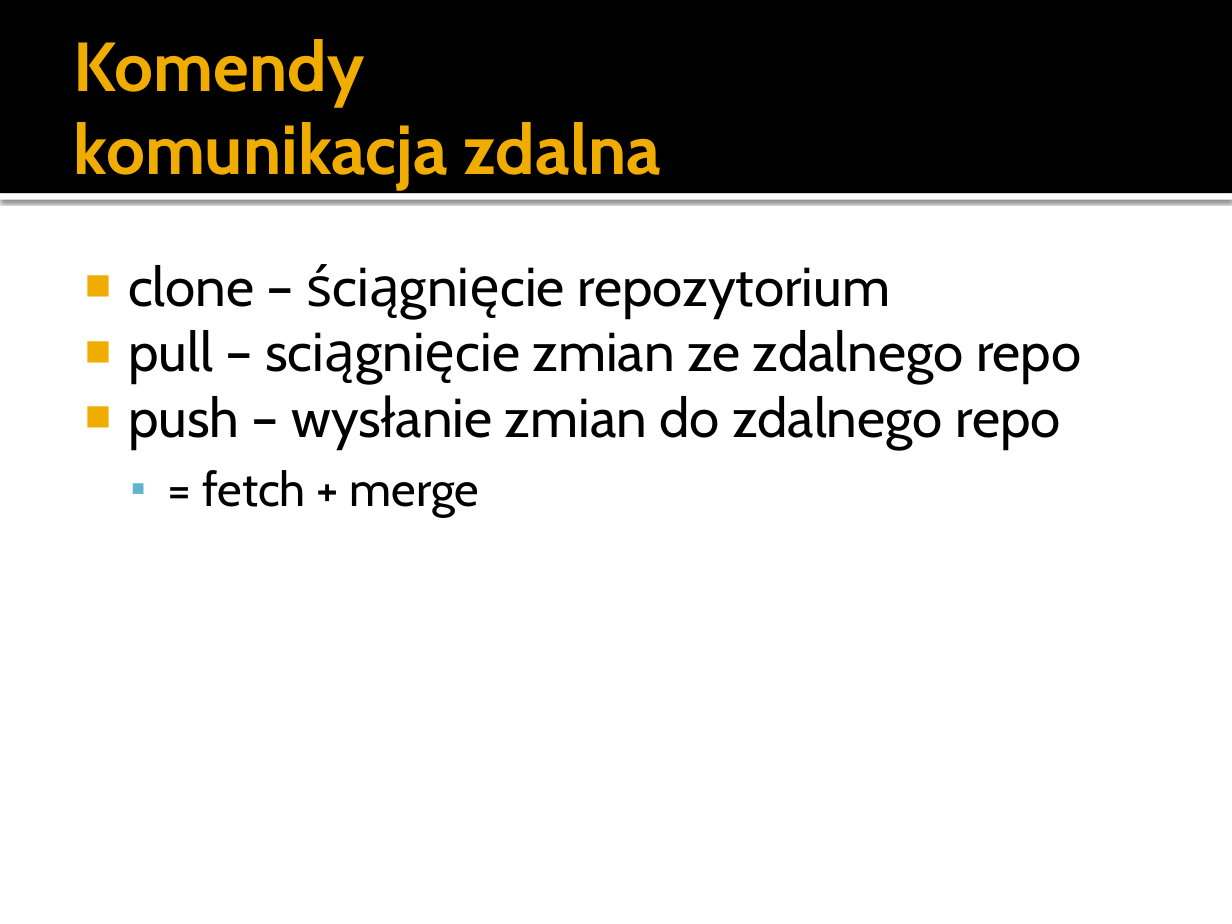
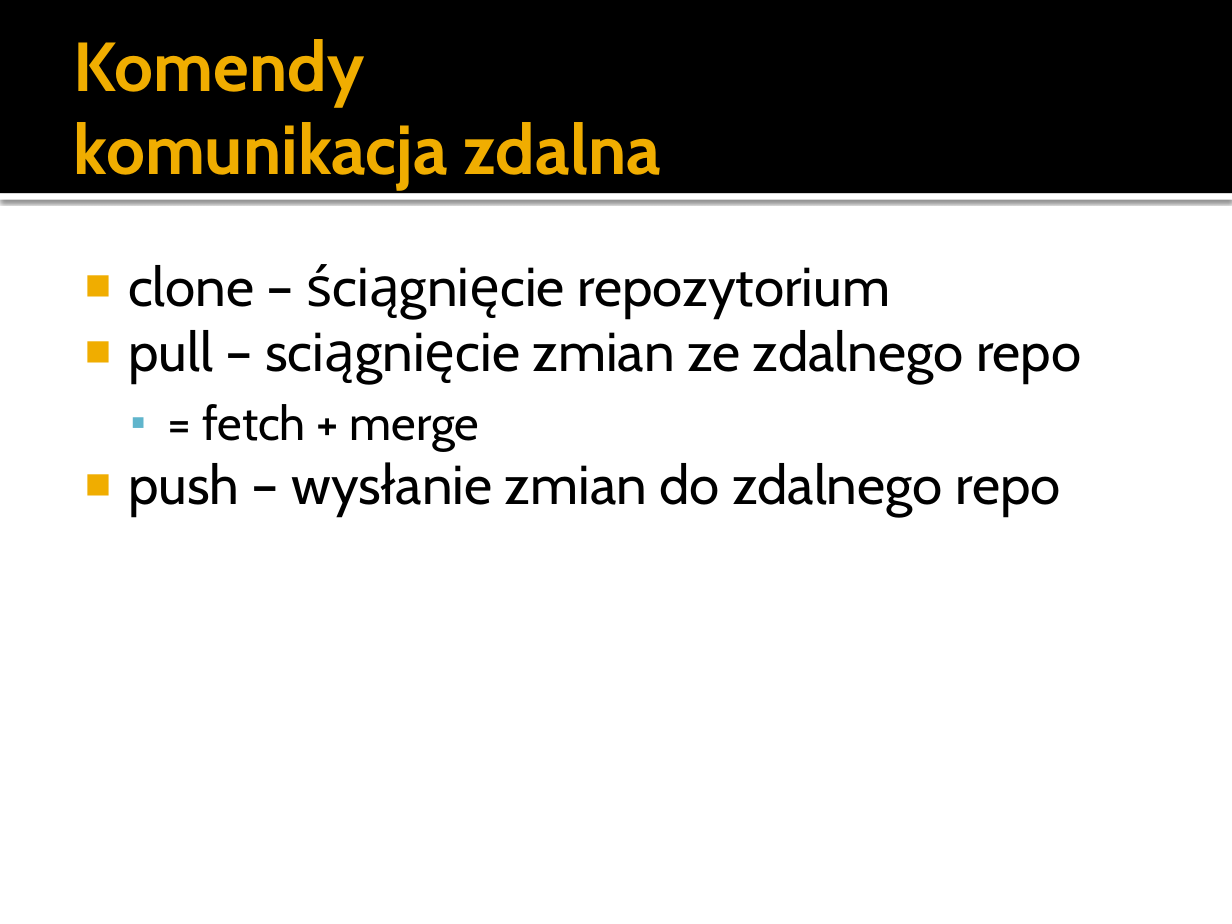
Before and after one commit to maniserowicz/git-talk, a slide deck: slide 13 of pptx/maniserowicz-git.pptx. Drawn at 1232x924 pixels with LibreOffice and Linux fonts; fonts in the diff are those of the drawing. Boxes give left, top, right and bottom in pixels: in the first picture for what was removed or moved away, otherwise in the second. Text is boxed around its words. In the diff, an @@ line names an element or a change of style, - is before the commit and + after.

```diff
--- a/pptx/maniserowicz-git.pptx
+++ b/pptx/maniserowicz-git.pptx
@@ text at [202, 404, 480, 451]: paragraph added @@
+  ▪ = fetch + merge
@@ text at [202, 470, 480, 517]: paragraph removed @@
-  ▪ = fetch + merge
```
Also in this commit, not shown: 5 other slides changed.
